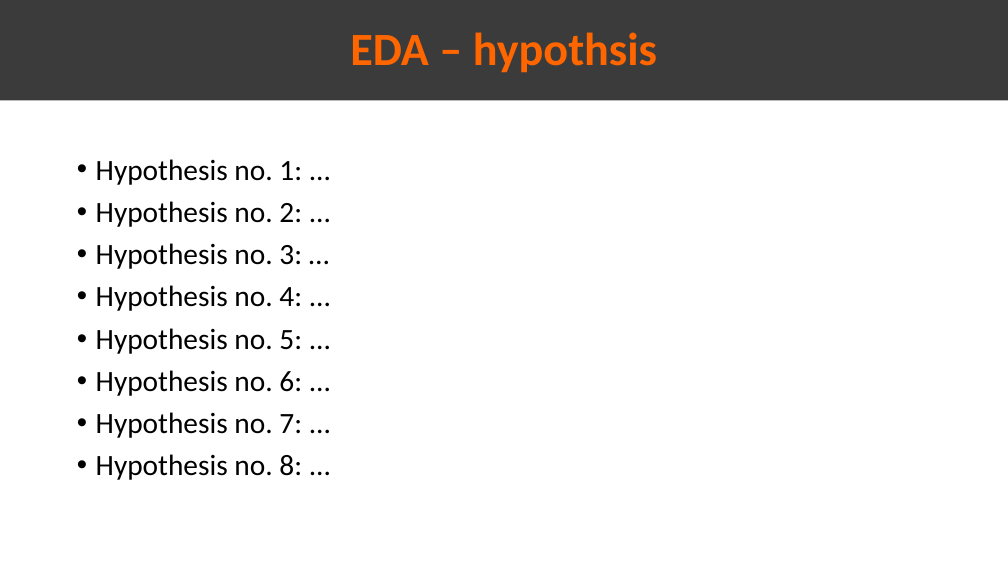
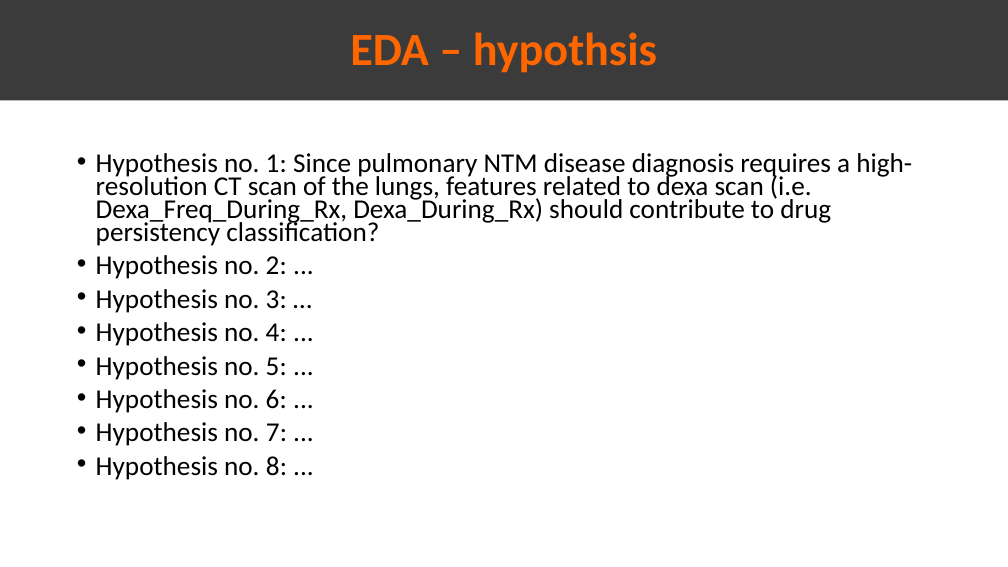
Before and after one commit to Omar-Safwat/HealthCare_project, a slide deck: slide 7 of Week_11/Presentation_EDA.pptx. Drawn at 1008x567 pixels with LibreOffice and Linux fonts; fonts in the diff are those of the drawing. Boxes give left, top, right and bottom in pixels: in the first picture for what was removed or moved away, otherwise in the second. Text is boxed around its words. In the diff, an @@ line names an element or a change of style, - is before the commit and + after.

```diff
--- a/Week_11/Presentation_EDA.pptx
+++ b/Week_11/Presentation_EDA.pptx
@@ text at (96, 153, 912, 246): text changed; size 28 to 25.9 pt @@
-• Hypothesis no. 1: ...
+• Hypothesis no. 1: Since pulmonary NTM disease diagnosis requires a high-resolution CT scan of the lungs, features related to dexa scan (i.e. Dexa_Freq_During_Rx, Dexa_During_Rx) should contribute to drug persistency classification?
@@ text at (96, 255, 287, 480): size 28 to 25.9 pt in "Hypothesis no. 2: ...", "Hypothesis no. 3: …", "Hypothesis no. 4: ...", "Hypothesis no. 5: ..." and 3 more places; line spacing 0.9 to 0.7 @@
```
Also in this commit, not shown: 3 other slides changed, 1 slide added, 6 other files.
